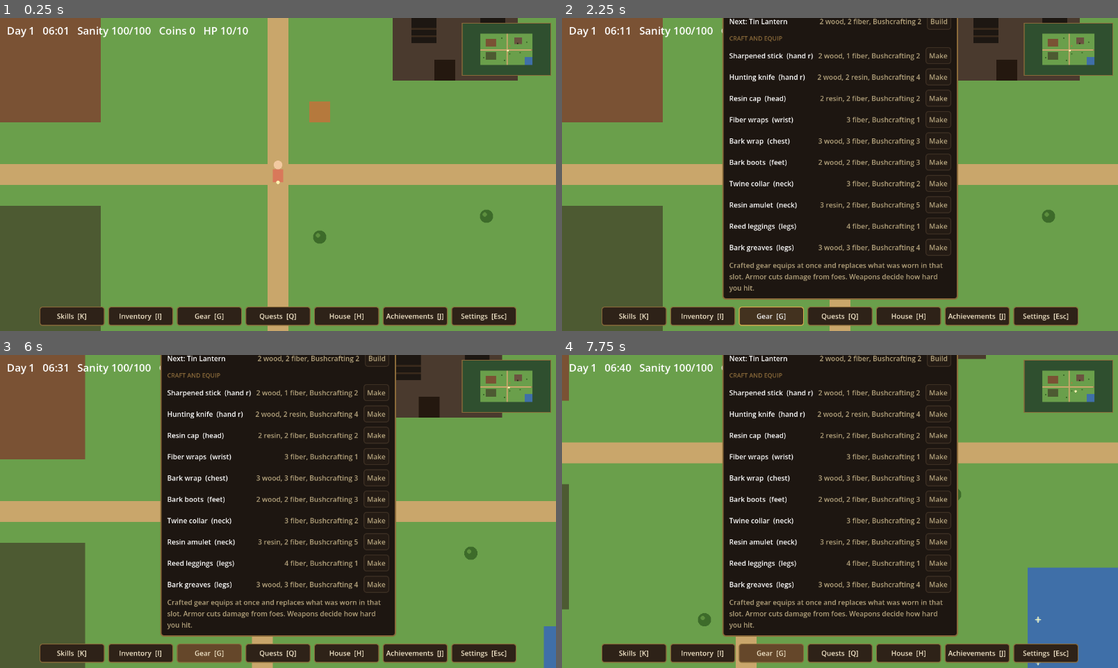
Above: before the commit, frames 1-4 (two rows, left to right).
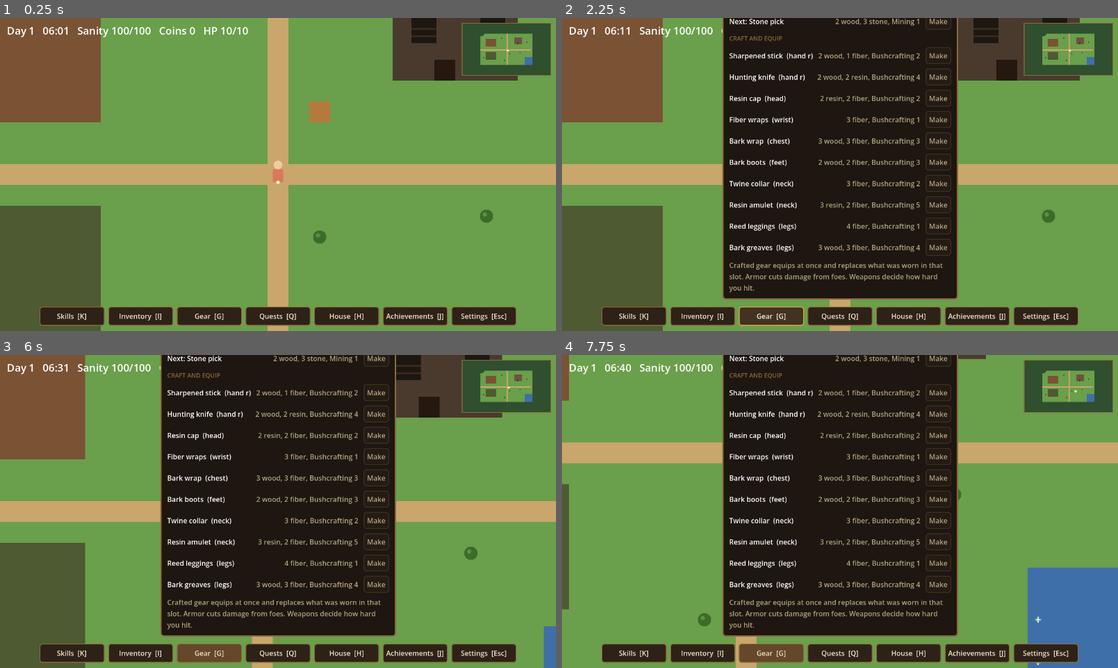
Above: after the commit, the same moments.

Repository: joshj1108/CrowCreekHollow
Game: Godot game, scene res://scenes/main.tscn
Same seed, same stepped clock (60 frames per second), same inputs: the game is played once before the commit and once after it.
Inputs (mouse positions are in pixels of both pictures, inside the frame that each line leads up to):
- Up to frame 1 (0.25 s): no input
- Up to frame 2 (2.25 s): click "Skills [K]" at 0.5 s; click "Inventory [I]" at 1.25 s; click "Gear [G]" at 2 s
- Up to frame 3 (6 s): click "Quests [Q]" at 2.75 s; click "House [H]" at 3.5 s; click "Achievements [J]" at 4.25 s; click "Settings [Esc]" at 5 s; tap Enter at 5.75 s; move the mouse to (400, 495) at 5.77 s; hold D (move_right) from 5.78 s (still down); tap G (gear) at 5.85 s; click (400, 495) at 5.92 s
- Up to frame 4 (7.75 s): tap H (house) at 6.05, 6.6 s; tap Space (use) at 6.5, 6.8, 7.35 s; move the mouse to (728, 527) at 6.52 s; release D (move_right) at 6.53 s; hold S (move_down) 6.53-7.28 s; move the mouse to (895, 442) at 7.27 s; hold D (move_right) from 7.28 s (still down); tap G (gear) at 7.55 s

The runs differ from the first frame. In frame 1, less than 0.1% of the frame differs, in the area x 86-88%, y 4-6%; in frame 2, 0.3%, in the area x 33-88%, y 0-6%; in frame 3, 0.3%; in frame 4, 0.3%.

Commit message:
Add Forestry, hatchet and pick tiers, and a daily grove on the farm
Felling grove trees gives wood, and hardwood with a copper hatchet or
better. Tools are crafted in a Tools section of the Gear panel by tier.

Co-Authored-By: Claude Haiku 5.5 <noreply@anthropic.com>
Claude-Session: https://claude.ai/code/session_016EvHBYyFANDWxunM27u84C

Diff:
--- a/scripts/main.gd
+++ b/scripts/main.gd
@@ -44,6 +44,23 @@
 # Extra piles that appear once Bushcrafting reaches level 3.
 const THICKET_SPOTS := [Vector2i(4, 21), Vector2i(12, 21), Vector2i(26, 20)]
 const THICKET_LEVEL := 3
+# A small grove of trees on the farm. Each one is felled once a day, like brush.
+const GROVE_SPOTS := [Vector2i(0, 0), Vector2i(1, 0), Vector2i(2, 0), Vector2i(0, 1), Vector2i(1, 1)]
+const XP_FELL := 20
+# Tool tiers. A hatchet fells trees. Hardwood needs a copper hatchet or better.
+const TOOL_TIERS := {
+	"hatchet": [
+		{"name": "Crude hatchet", "cost": {"wood": 2, "fiber": 2}, "skill": "Bushcrafting", "level": 1},
+		{"name": "Stone hatchet", "cost": {"wood": 2, "stone": 2}, "skill": "Forestry", "level": 2},
+		{"name": "Copper hatchet", "cost": {"wood": 1, "copper_bar": 2}, "skill": "Smithing", "level": 2},
+		{"name": "Iron hatchet", "cost": {"wood": 1, "iron_bar": 2}, "skill": "Smithing", "level": 5},
+	],
+	"pick": [
+		{"name": "Stone pick", "cost": {"wood": 2, "stone": 3}, "skill": "Mining", "level": 1},
+		{"name": "Copper pick", "cost": {"wood": 1, "copper_bar": 2}, "skill": "Smithing", "level": 2},
+		{"name": "Iron pick", "cost": {"wood": 1, "iron_bar": 2}, "skill": "Smithing", "level": 5},
+	],
+}
 
 # Time runs from 06:00 to 03:00 the next morning (hours 6 to 27).
 const DAY_LENGTH := 240.0   # real seconds for a full day
@@ -318,7 +335,7 @@
 	{"id": "story_end", "title": "Story Complete", "text": "Finish every story chapter.", "tier": 3, "stat": "story", "goal": 15, "reward": {"seeds": 5, "pumpkin_seeds": 2}},
 ]
 
-const SKILLS := ["Farming", "Bushcrafting", "Carpentry", "Cleaning", "Fishing", "Cooking", "Combat"]
+const SKILLS := ["Farming", "Bushcrafting", "Carpentry", "Cleaning", "Fishing", "Cooking", "Combat", "Forestry", "Mining", "Smithing"]
 const XP_PLANT := 5
 const XP_GATHER := 10
 const XP_REPAIR := 30
@@ -406,13 +423,15 @@
 var clock := 0.0
 var current_hour := START_HOUR
 var day := 1
-var skill_xp := {"Farming": 0, "Bushcrafting": 0, "Carpentry": 0, "Cleaning": 0, "Fishing": 0, "Cooking": 0, "Combat": 0}
+var skill_xp := {"Farming": 0, "Bushcrafting": 0, "Carpentry": 0, "Cleaning": 0, "Fishing": 0, "Cooking": 0, "Combat": 0, "Forestry": 0, "Mining": 0, "Smithing": 0}
 var inventory := {"seeds": STARTING_SEEDS, "pumpkin_seeds": 0, "crops": 0, "fish": 0, "meals": 0, "smoked": 0, "dried": 0, "canned": 0, "fermented": 0}
-var materials := {"wood": 0, "fiber": 0, "resin": 0}
+var materials := {"wood": 0, "fiber": 0, "resin": 0, "hardwood": 0, "stone": 0, "copper_ore": 0, "iron_ore": 0, "copper_bar": 0, "iron_bar": 0}
+var tool_tier := {"hatchet": 0, "pick": 0}     # 0 = none; higher tiers come from TOOL_TIERS
+var grove_felled := {}                          # world tile -> true for trees cut today
 var stats := {"planted": 0, "harvested": 0, "gathered": 0, "slept": 0, "tidied": 0,
 	"fished": 0, "caught": 0, "mended": 0, "cleansed": 0, "cooked": 0, "eaten": 0,
 	"pumpkins": 0, "collapses": 0, "events": 0, "sold": 0, "spoiled": 0,
-	"talks": 0, "defeated": 0, "delivered": 0, "stalkers": 0, "visited": 0, "crops_given": 0, "preserved": 0}
+	"talks": 0, "defeated": 0, "delivered": 0, "stalkers": 0, "visited": 0, "crops_given": 0, "preserved": 0, "felled": 0}
 var achievements_done := {}     # achievement id -> true
 var quests_done := {}               # quest id -> true
 var selected_seed := "turnip"
@@ -677,6 +696,8 @@
 					t = Tile.STALL
 				if ix == HOUSE_DOOR_IX and iy == HOUSE_DOOR_IY:
 					t = Tile.DOOR
+				if GROVE_SPOTS.has(Vector2i(ix, iy)):
+					t = Tile.TREE
 			row.append(t)
 		map.append(row)
 
@@ -733,6 +754,8 @@
 	if _level("Bushcrafting") >= THICKET_LEVEL:
 		for spot in THICKET_SPOTS:
 			brush[_world_tile(spot.x, spot.y)] = true
+	grove_felled.clear()
+	_apply_grove()
 	queue_redraw()
 
 
@@ -881,6 +904,9 @@
 func _on_panel_action(action_id: String) -> void:
 	if action_id.begins_with("preserve:"):
 		_preserve(action_id.trim_prefix("preserve:"))
+		return
+	if action_id.begins_with("tool:"):
+		_craft_tool(action_id.trim_prefix("tool:"))
 		return
 	if action_id.begins_with("sell:"):
 		_sell(action_id.trim_prefix("sell:"))
@@ -974,7 +1000,7 @@
 			"value": "%d XP" % skill_xp[skill],
 			"progress": float(skill_xp[skill] % 100) / 100.0,
 		})
-	rows.append({"note": "Farming grows crops. Bushcrafting gat …(160 unchanged characters)… ing turns catches and crops into meals. Combat is earned guarding Lowmere."})
+	rows.append({"note": "Farming grows crops. Bushcrafting gat …(160 unchanged characters)… ing turns catches and crops into meals. Forestry fells trees for wood and hardwood. Mining breaks rocks for stone and ore. Smithing turns ore into bars and metal gear. Combat is earned guarding Lowmere."})
 	return rows
 
 
@@ -1060,6 +1086,20 @@
 			"action": "advance_lantern",
 			"enabled": _can_advance_lantern(),
 		})
+	rows.append({"section": "Tools"})
+	for kind in ["hatchet", "pick"]:
+		var tiers: Array = TOOL_TIERS[kind]
+		var have := int(tool_tier[kind])
+		rows.append({"name": "Best %s" % kind, "value": _tool_name(kind)})
+		if have < tiers.size():
+			var tier: Dictionary = tiers[have]
+			rows.append({
+				"name": "Next: %s" % tier["name"],
+				"value": "%s, %s %d" % [_price_text_items(tier["cost"]), tier["skill"], int(tier["level"])],
+				"button": "Make",
+				"action": "tool:" + kind,
+				"enabled": _can_craft_tool(kind),
+			})
 	rows.append({"section": "Craft and equip"})
 	for id in GEAR_ITEMS.keys():
 		if id == "hoe":
@@ -1294,6 +1334,9 @@
 		return
 
 	var kind: int = map[tile.y][tile.x]
+	if kind == Tile.TREE and GROVE_SPOTS.has(tile - Vector2i(BORDER_X, BORDER_Y)):
+		_chop(tile)
+		return
 	if kind == Tile.HOUSE:
 		_toggle_tab("House")
 		return
@@ -1948,6 +1991,75 @@
 	return "Cellar"
 
 
+# --- Forestry and tools -------------------------------------------------------
+
+func _chop(tile: Vector2i) -> void:
+	if int(tool_tier["hatchet"]) < 1:
+		_show_message("You need a hatchet. Craft a crude one from the Gear panel.")
+		return
+	grove_felled[tile] = true
+	_apply_grove()
+	materials["wood"] += 3
+	var found := "3 wood"
+	if int(tool_tier["hatchet"]) >= 3:
+		materials["hardwood"] += 2
+		found += ", 2 hardwood"
+	stats["felled"] += 1
+	_grant_xp("Forestry", XP_FELL)
+	_show_message("You fell the tree. +%s. +%d Forestry XP" % [found, XP_FELL])
+	queue_redraw()
+
+
+func _apply_grove() -> void:
+	for spot in GROVE_SPOTS:
+		var w := _world_tile(spot.x, spot.y)
+		map[w.y][w.x] = Tile.GRASS if grove_felled.has(w) else Tile.TREE
+
+
+func _felled_to_array() -> Array:
+	var arr: Array = []
+	for tile in grove_felled.keys():
+		arr.append([tile.x, tile.y])
+	return arr
+
+
+func _has_materials(cost: Dictionary) -> bool:
+	for key in cost.keys():
+		if int(materials.get(key, 0)) < int(cost[key]):
+			return false
+	return true
+
+
+func _tool_name(kind: String) -> String:
+	var have := int(tool_tier[kind])
+	if have == 0:
+		return "none"
+	return str(TOOL_TIERS[kind][have - 1]["name"])
+
+
+func _can_craft_tool(kind: String) -> bool:
+	var have := int(tool_tier[kind])
+	var tiers: Array = TOOL_TIERS[kind]
+	if have >= tiers.size():
+		return false
+	var tier: Dictionary = tiers[have]
+	if _level(str(tier["skill"])) < int(tier["level"]):
+		return false
+	return _has_materials(tier["cost"])
+
+
+func _craft_tool(kind: String) -> void:
+	if not _can_craft_tool(kind):
+		_show_message("You need the materials and skill level for the next %s." % kind)
+		return
+	var tier: Dictionary = TOOL_TIERS[kind][int(tool_tier[kind])]
+	for mat in tier["cost"].keys():
+		materials[mat] -= int(tier["cost"][mat])
+	tool_tier[kind] += 1
+	_grant_xp(str(tier["skill"]), 10)
+	_show_message("You make a %s. +10 %s XP" % [tier["name"], tier["skill"]])
+
+
 # --- Slot grids for the pack, seed pouch, and equipment ---------------------
 
 func _pack_cells() -> Array:
@@ -2308,7 +2420,7 @@
 	var item: Dictionary = GEAR_ITEMS[id]
 	if str(equipment[item["slot"]]) == id:
 		return false
-	if _level("Bushcrafting") < int(item["level"]):
+	if _level(str(item.get("skill", "Bushcrafting"))) < int(item["level"]):
 		return false
 	var cost: Dictionary = item["cost"]
 	for mat in cost.keys():
@@ -2746,6 +2858,8 @@
 		"open_tab": open_tab,
 		"crops": _crops_to_array(),
 		"brush": _brush_to_array(),
+		"felled": _felled_to_array(),
+		"tool_tier": tool_tier,
 	}
 	var file := FileAccess.open(SAVE_PATH, FileAccess.WRITE)
 	if file != null:
@@ -2811,6 +2925,10 @@
 	brush.clear()
 	for b in data.get("brush", []):
 		brush[Vector2i(int(b[0]), int(b[1]))] = true
+	for g in data.get("felled", []):
+		grove_felled[Vector2i(int(g[0]), int(g[1]))] = true
+	_apply_grove()
+	_merge_ints(tool_tier, data.get("tool_tier"))
 	return true
 
 
Not shown, changed: DESIGN.md
